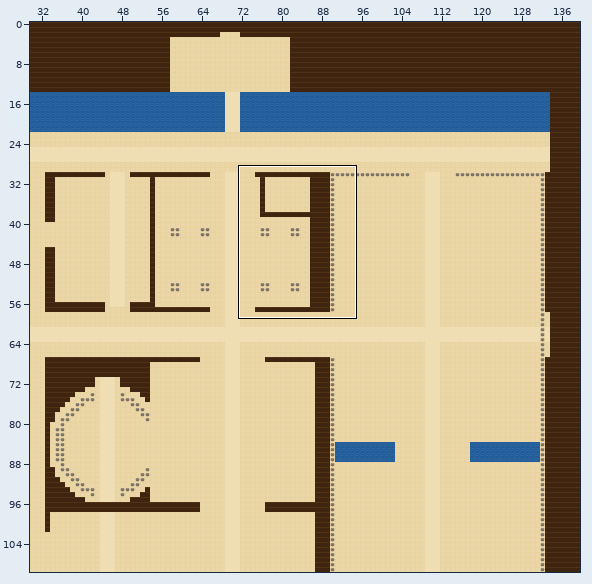
One commit to this Tiled map (JSON): maps/library.tmj. The first picture is a wide view before the edit; the outline marks the close-up.
Close-up. The starting point:
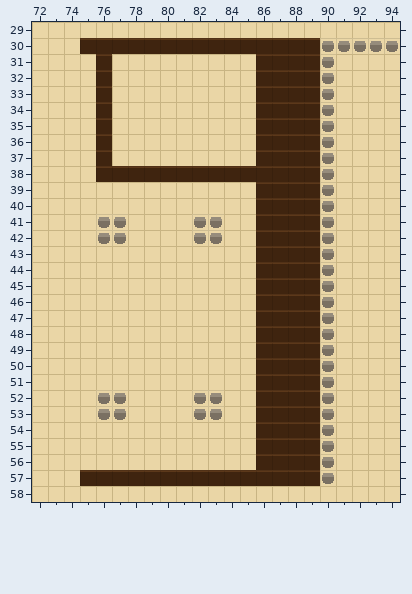
Cells are 16x16 px. Shown: x 72..94, y 29..58. The commit also changed other parts of the map, which this record leaves out.
Once edited:
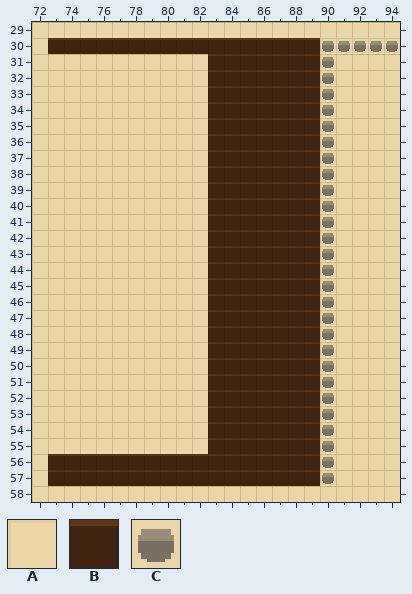
Key: from "draft": A 0, B 1, C 4.
_ is an empty cell.
The exact change:
{"where": "layer \"ground\""}
{"y":30,"x":73,"old":"AA","new":"BB"}
{"y":31,"x":76,"old":"B","new":"A"}
{"y":31,"x":83,"old":"AAA","new":"BBB"}
{"y":32,"x":76,"old":"B","new":"A"}
{"y":32,"x":83,"old":"AAA","new":"BBB"}
{"y":33,"x":76,"old":"B","new":"A"}
{"y":33,"x":83,"old":"AAA","new":"BBB"}
{"y":34,"x":76,"old":"B","new":"A"}
{"y":34,"x":83,"old":"AAA","new":"BBB"}
{"y":35,"x":76,"old":"B","new":"A"}
{"y":35,"x":83,"old":"AAA","new":"BBB"}
{"y":36,"x":76,"old":"B","new":"A"}
{"y":36,"x":83,"old":"AAA","new":"BBB"}
{"y":37,"x":76,"old":"B","new":"A"}
{"y":37,"x":83,"old":"AAA","new":"BBB"}
{"y":38,"x":76,"old":"BBBBBBB","new":"AAAAAAA"}
{"y":39,"x":83,"old":"AAA","new":"BBB"}
{"y":40,"x":83,"old":"AAA","new":"BBB"}
{"y":41,"x":76,"old":"CC","new":"AA"}
{"y":41,"x":82,"old":"CCAA","new":"ABBB"}
{"y":42,"x":76,"old":"CC","new":"AA"}
{"y":42,"x":82,"old":"CCAA","new":"ABBB"}
{"y":43,"x":83,"old":"AAA","new":"BBB"}
{"y":44,"x":83,"old":"AAA","new":"BBB"}
{"y":45,"x":83,"old":"AAA","new":"BBB"}
{"y":46,"x":83,"old":"AAA","new":"BBB"}
{"y":47,"x":83,"old":"AAA","new":"BBB"}
{"y":48,"x":83,"old":"AAA","new":"BBB"}
{"y":49,"x":83,"old":"AAA","new":"BBB"}
{"y":50,"x":83,"old":"AAA","new":"BBB"}
{"y":51,"x":83,"old":"AAA","new":"BBB"}
{"y":52,"x":76,"old":"CC","new":"AA"}
{"y":52,"x":82,"old":"CCAA","new":"ABBB"}
{"y":53,"x":76,"old":"CC","new":"AA"}
{"y":53,"x":82,"old":"CCAA","new":"ABBB"}
{"y":54,"x":83,"old":"AAA","new":"BBB"}
{"y":55,"x":83,"old":"AAA","new":"BBB"}
{"y":56,"x":73,"old":"AAAAAAAAAAAAA","new":"BBBBBBBBBBBBB"}
{"y":57,"x":73,"old":"AA","new":"BB"}
{"label":"changed","picture_box":[48,38,80,54]}
{"label":"changed","picture_box":[48,54,256,486]}
